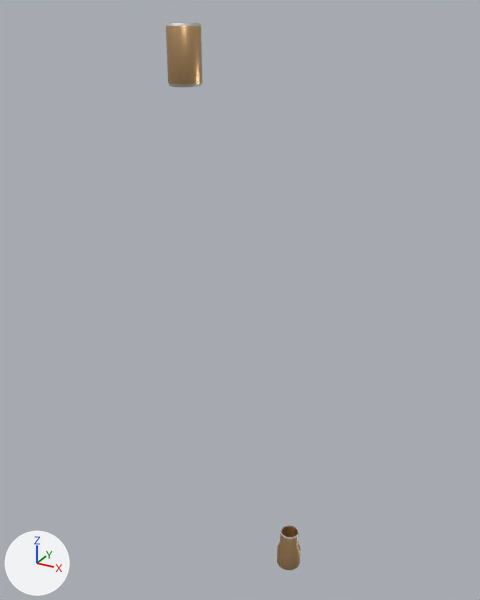
Before and after pictures for a commit that changed the glTF model slab_pipes_supply__water-city_filter_and_softener-no_and_plumbing-copper.glb.
One viewpoint serves both versions: a 50 mm camera at (2.715, 0.879, 0.838) aimed at (2.409, 1.434, 0.56). The lights are fixed; the arrows at lower left show +X, +Y and +Z. The first picture is the older version. Vertices at exactly the same position are counted once.

Objects in the first picture: 'fit_adapter_pipe_supply_house_entry__copper', 'fit_adapter_pipe_supply_manifold_feed__copper'.
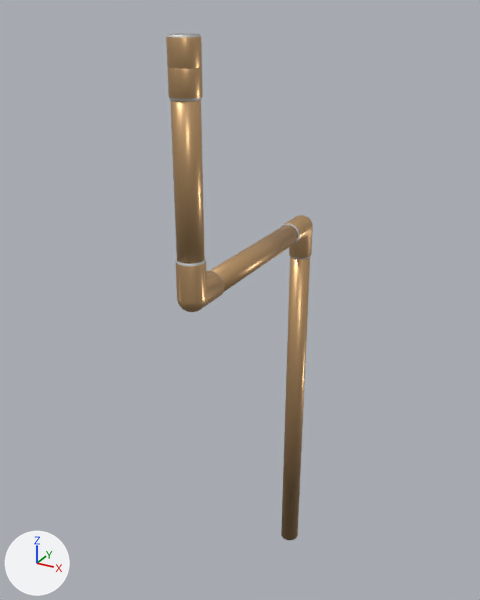
What the commit changed:
me_fit_adapter_pipe_supply_manifold_feed__copper is used by ob_fit_adapter_pipe_supply_manifold_feed__copper; location (0.0, 0.0, 0.0).
me_fit_adapter_pipe_supply_manifold_feed__copper had 218 vertices, 436 faces and spanned x 2.4257..2.4503, y 1.2877..1.3124, z 0.7864..0.828.
me_fit_adapter_pipe_supply_manifold_feed__copper now has 386 vertices, 772 faces and spans x 2.4257..2.4503, y 1.2877..1.3124, z 0.7767..0.8208.
me_fit_adapter_pipe_supply_manifold_feed__copper part 1: 386 vertices added at x 2.4257..2.4503, y 1.2877..1.3124, z 0.7767..0.8208.
me_fit_adapter_pipe_supply_manifold_feed__copper part 2: 218 vertices removed from x 2.4257..2.4503, y 1.2877..1.3124, z 0.7864..0.828.
Mesh me_pipe_supply_closet_riser__copper is new.
It has 360 vertices, 720 faces and spans x 2.427..2.449, y 1.289..1.531, z 0.189..0.798.
It uses material mat_mat_copper_001 (beige #ddb381).
Mesh me_fit_elbow_pipe_supply_closet_riser__copper_2 is new.
It has 627 vertices, 1254 faces and spans x 2.4257..2.4503, y 1.2876..1.3335, z 0.6077..0.6536.
Faces by material slot: [918, 336].
It uses material mat_mat_copper_001 (beige #ddb381).
It uses material mat_mat_solder (light grey #dadad7).
Mesh me_fit_elbow_pipe_supply_closet_riser__copper_1 is new.
It has 635 vertices, 1270 faces and spans x 2.4257..2.4503, y 1.4865..1.5323, z 0.5864..0.6323.
Faces by material slot: [932, 338].
It uses material mat_mat_copper_001 (beige #ddb381).
It uses material mat_mat_solder (light grey #dadad7).
Object 'fit_adapter_pipe_supply_house_entry__copper' (ob_fit_adapter_pipe_supply_house_entry__copper) is deleted.
Object 'pipe_supply_closet_riser__copper' (ob_pipe_supply_closet_riser__copper) is new; it shows me_pipe_supply_closet_riser__copper.
Its location is (0.0, 0.0, 0.0).
Object 'fit_elbow_pipe_supply_closet_riser__copper_2' (ob_fit_elbow_pipe_supply_closet_riser__copper_2) is new; it shows me_fit_elbow_pipe_supply_closet_riser__copper_2.
Its location is (0.0, 0.0, 0.0).
Object 'fit_elbow_pipe_supply_closet_riser__copper_1' (ob_fit_elbow_pipe_supply_closet_riser__copper_1) is new; it shows me_fit_elbow_pipe_supply_closet_riser__copper_1.
Its location is (0.0, 0.0, 0.0).

Pixel boxes [x1, y1, x2, y2] of what changed, in the pictures (480 x 600 px):
'pipe_supply_closet_riser__copper', added (beige)
    after: [170, 100, 310, 540]
'fit_adapter_pipe_supply_manifold_feed__copper', reshaped
    before: [166, 23, 202, 87]
    after: [166, 34, 203, 101]
'fit_elbow_pipe_supply_closet_riser__copper_2', added
    after: [175, 259, 224, 312]
    faces in mat_mat_copper_001 (beige #ddb381): [175, 261, 224, 312]
'fit_adapter_pipe_supply_house_entry__copper', deleted
    before: [277, 525, 300, 570]
    faces in mat_mat_copper_001 (beige #ddb381): [277, 527, 300, 570]
'fit_elbow_pipe_supply_closet_riser__copper_1', added
    after: [281, 215, 313, 259]
    faces in mat_mat_copper_001 (beige #ddb381): [285, 215, 313, 258]
part 1 of me_fit_adapter_pipe_supply_manifold_feed__copper, added
    after: [166, 34, 203, 101]
part 2 of me_fit_adapter_pipe_supply_manifold_feed__copper, deleted
    before: [166, 23, 202, 87]
